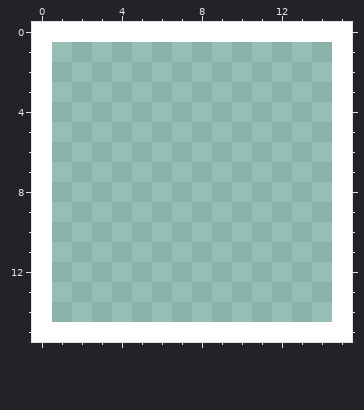
Edited in one commit: pixel-art file (Assets/Textures/DisplaySprites/DisplaySprites.aseprite). Above, as it was before the edit.
16x16 pixels, 1 frame.
The result:
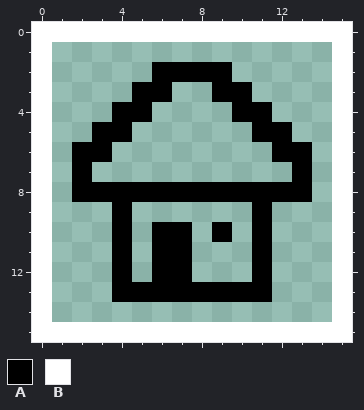
Palette (. is transparent): A #000000  B #ffffff
Log entry: Display box for structures
Change:
@@ x 0..15 @@
  1 B..............B
- 2 B..............B
- 3 B..............B
- 4 B..............B
- 5 B..............B
- 6 B..............B
- 7 B..............B
- 8 B..............B
- 9 B..............B
-10 B..............B
-11 B..............B
-12 B..............B
-13 B..............B
+ 2 B.....AAAA.....B
+ 3 B....AA..AA....B
+ 4 B...AA....AA...B
+ 5 B..AA......AA..B
+ 6 B.AA........AA.B
+ 7 B.A..........A.B
+ 8 B.AAAAAAAAAAAA.B
+ 9 B...A......A...B
+10 B...A.AA.A.A...B
+11 B...A.AA...A...B
+12 B...A.AA...A...B
+13 B...AAAAAAAA...B
 14 B..............B
